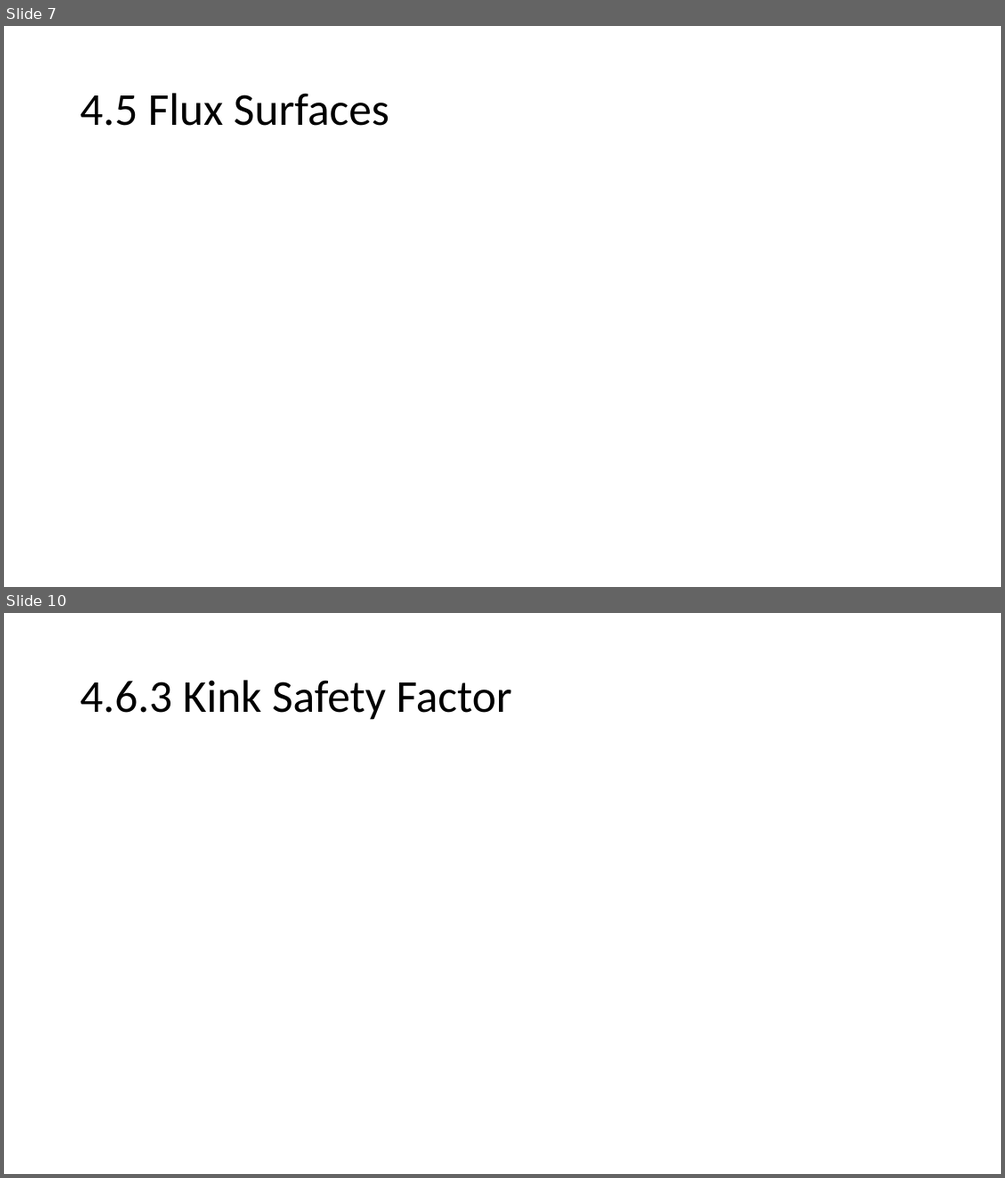
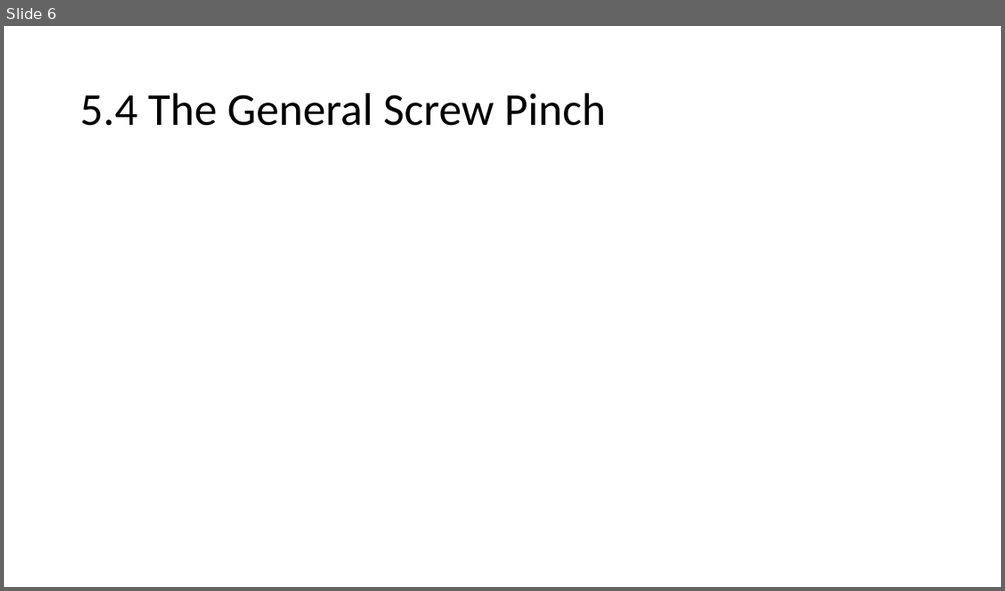
Before and after one commit to bartlettnbb2/academia, a slide deck: Presentations/IdealMHD_ch5.pptx. Shown one above the other, each under a label of ours: slides 7 and 10 before the commit, slide 6 after it; the slides between them are not shown. The pictures are 1005x1178 and 1005x591 pixels, drawn with LibreOffice and Linux fonts; fonts in the diff are those of the drawing; grey boxes stand for pictures. Boxes give left, top, right and bottom in pixels: in the first picture for what was removed or moved away, otherwise in the second. Text is boxed around its words. In the diff, an @@ line names an element or a change of style, - is before the commit and + after.

```diff
--- a/Presentations/IdealMHD_ch5.pptx
+++ b/Presentations/IdealMHD_ch5.pptx
@@ slide 10 removed at box(4, 613, 1001, 1174), background #FFFFFF @@
@@ title removed at box(80, 680, 512, 720) @@
-4.6.3 Kink Safety Factor
@@ what was slide 7 is now slide 6 @@
@@ slide 6 changed as well @@
@@ title at box(80, 93, 606, 126): text changed @@
-4.5 Flux Surfaces
+5.4 The General Screw Pinch
```
Also in this commit, not shown: 4 other slides changed, 2 slides added, 7 other slides removed.
